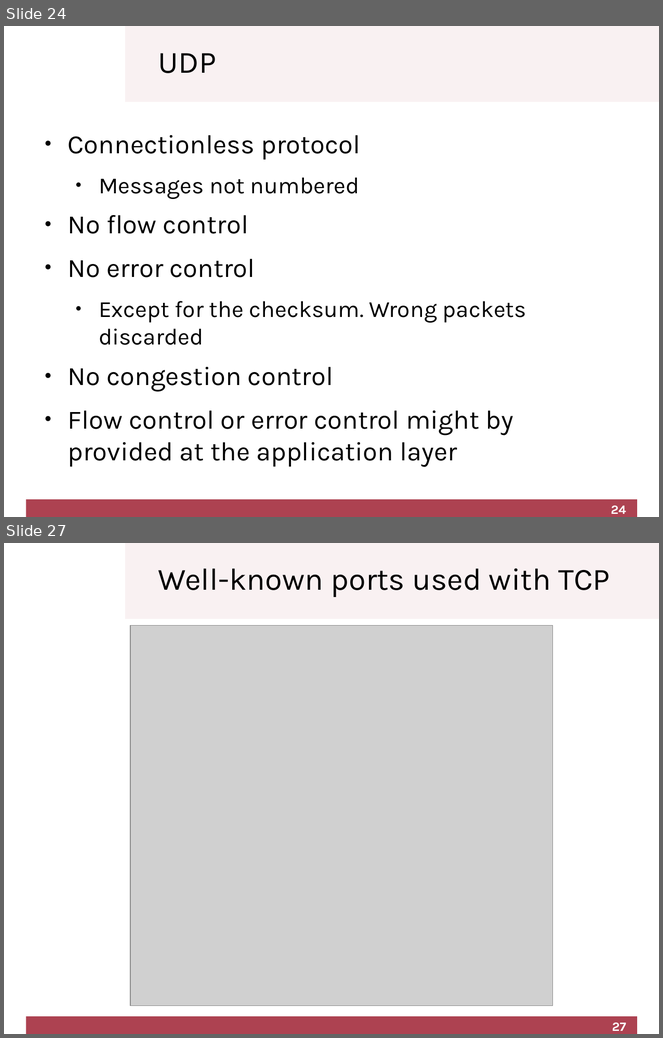
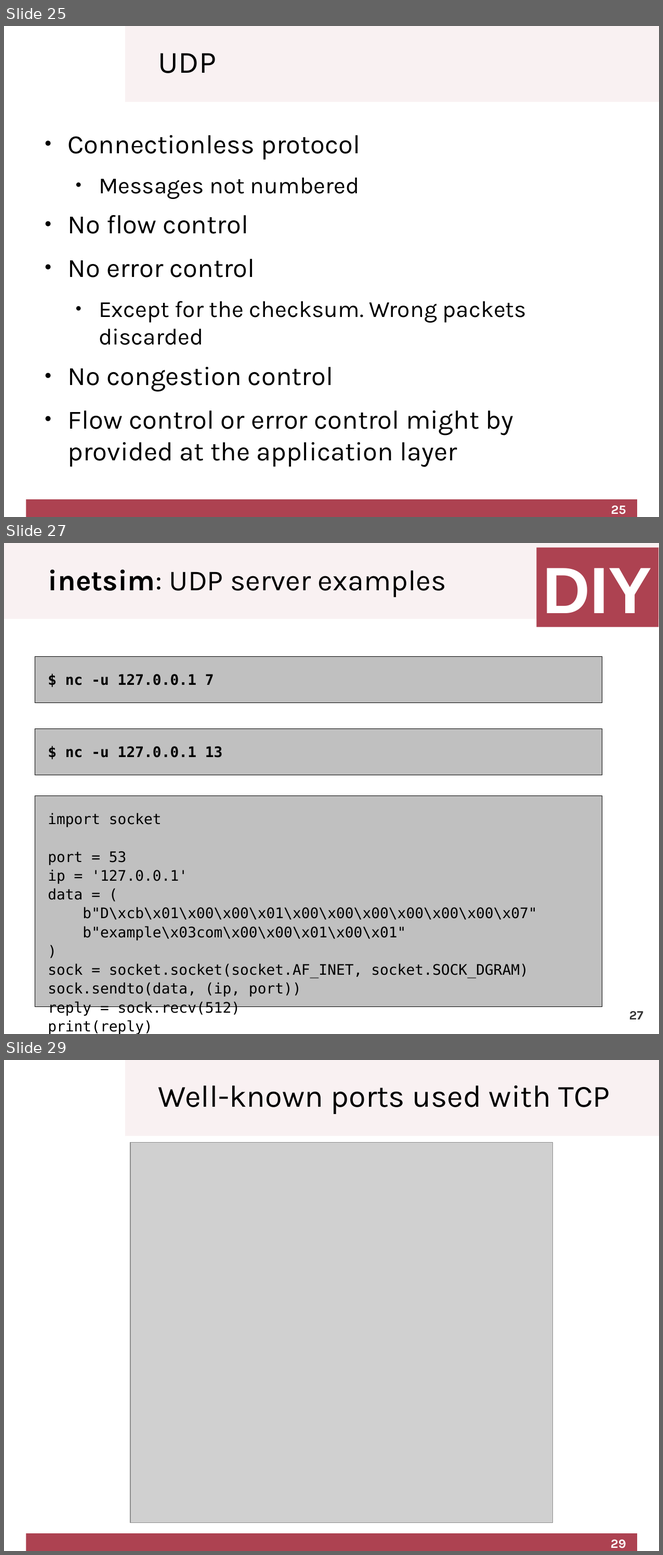
Before and after one commit to cletomartin/redes1, a slide deck: slides/transport.odp. Shown one above the other, each under a label of ours: slides 24 and 27 before the commit, slides 25, 27 and 29 after it; the slides between them are not shown. The pictures are 663x1038 and 663x1555 pixels, drawn with LibreOffice and Linux fonts; fonts in the diff are those of the drawing; grey boxes stand for pictures; background and template pictures are left out. Boxes give left, top, right and bottom in pixels: in the first picture for what was removed or moved away, otherwise in the second. Text is boxed around its words. In the diff, an @@ line names an element or a change of style, - is before the commit and + after.

```diff
--- a/slides/transport.odp
+++ b/slides/transport.odp
@@ slide 27 added at [4,543,659,1034], background #FFFFFF @@
@@ rectangle added at [4,543,659,619], fill #F9F1F2 @@
@@ rectangle added at [536,548,659,628], fill #AD4251, 72 pt, text #FFFFFF, bold @@
+DIY
@@ title added at [48,570,447,597], 32 pt, text #000000 @@
+inetsim: UDP server examples
@@ rectangle added at [35,656,602,703], fill #C0C0C0, outline #000000 0 pt, 16 pt, text #000000, bold @@
+$ nc -u 127.0.0.1 7
@@ rectangle added at [35,729,602,775], fill #C0C0C0, outline #000000 0 pt, 16 pt, text #000000, bold @@
+$ nc -u 127.0.0.1 13
@@ rectangle added at [35,796,602,1007], fill #C0C0C0, outline #000000 0 pt, 16 pt, text #000000 @@
+import socket
+port = 53
+ip = '127.0.0.1'
+data = (
+b"D\xcb\x01\x00\x00\x01\x00\x00\x00\x00\x00\x00\x07"
+b"example\x03com\x00\x00\x01\x00\x01"
+)
+sock = socket.socket(socket.AF_INET, socket.SOCK_DGRAM)
+sock.sendto(data, (ip, port))
+reply = sock.recv(512)
+print(reply)
@@ page number added at [630,1012,644,1020], 14 pt, text #333333, bold @@
+27
@@ what was slide 24 is now slide 25 @@
@@ page number at [611,506,626,515]: text changed @@
-24
+25
@@ what was slide 27 is now slide 29 @@
@@ page number at [611,1540,626,1549]: text changed @@
-27
+29
```
Also in this commit, not shown: 7 slides changed, 1 other slide added, 2 other files.
